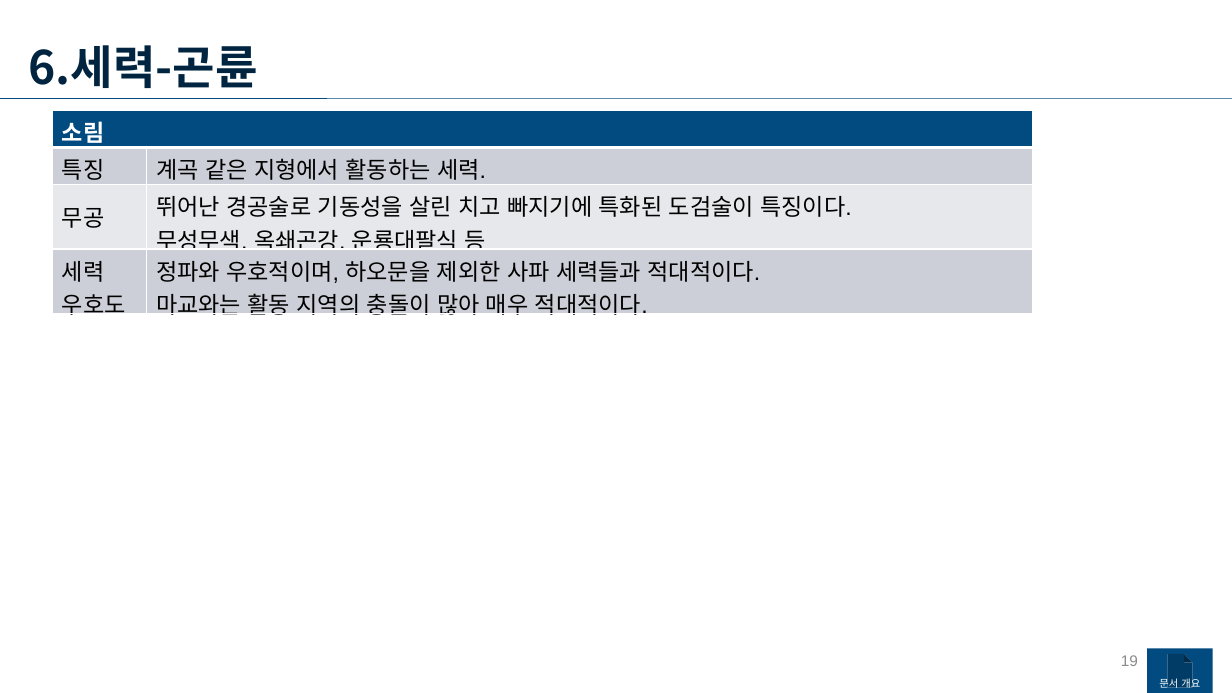
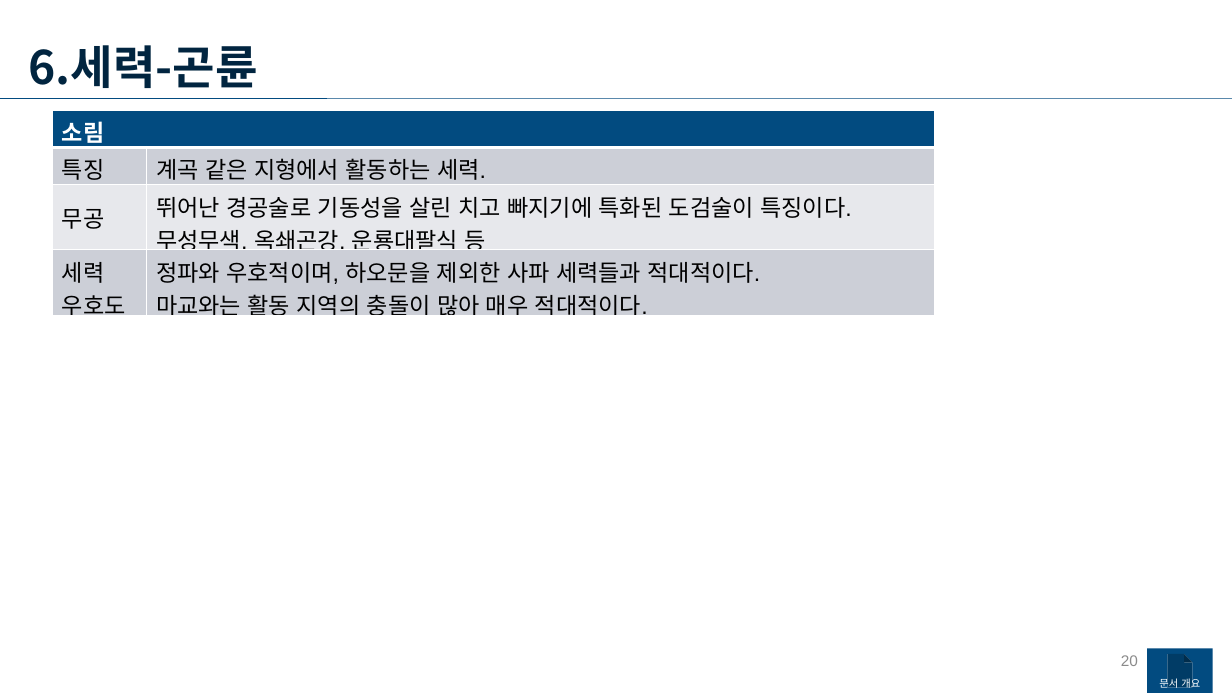
Before and after one commit to yjk0401/unityenginebasic_9th, a slide deck: slide 20 of 기획/메인 기획서.pptx (slide 19 before the commit). Drawn at 1232x693 pixels with LibreOffice and Linux fonts; fonts in the diff are those of the drawing. Boxes give left, top, right and bottom in pixels: in the first picture for what was removed or moved away, otherwise in the second. Text is boxed around its words. In the diff, an @@ line names an element or a change of style, - is before the commit and + after.

```diff
--- a/기획/메인 기획서.pptx
+++ b/기획/메인 기획서.pptx
@@ table at (53, 110, 934, 324) @@
@@ list level 1 to 2 in "소림" @@
@@ table: place and size @@
-table at (53, 110, 1033, 323)
+table at (53, 110, 934, 324)
@@ page number at (1121, 655, 1138, 666): text changed @@
-19
+20
```
Also in this commit, not shown: 11 other slides changed, 3 slides added, 3 other files.
